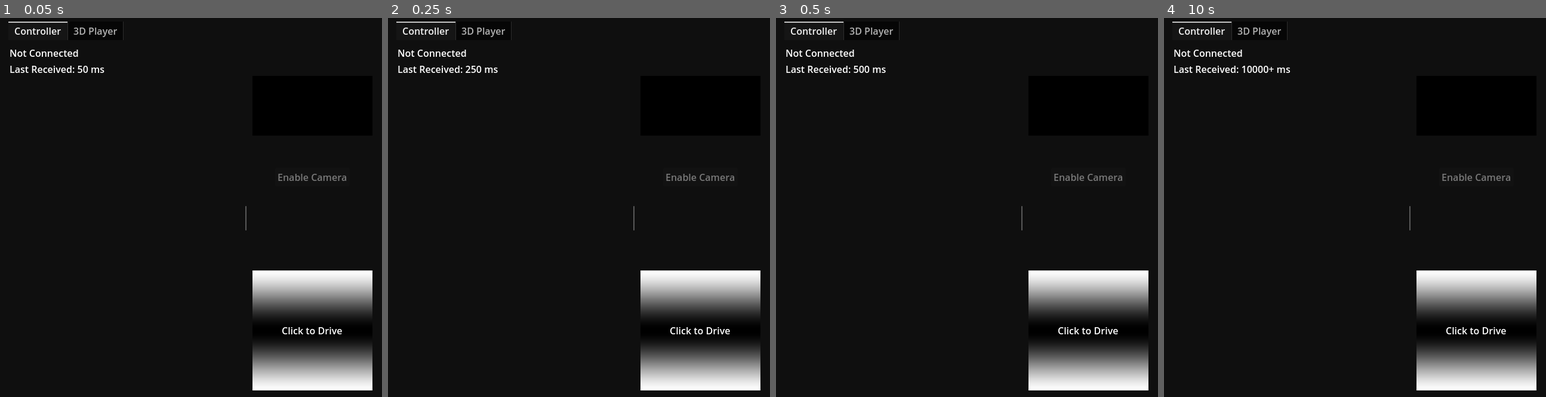
Above: before the commit, frames 1-4 (left to right).
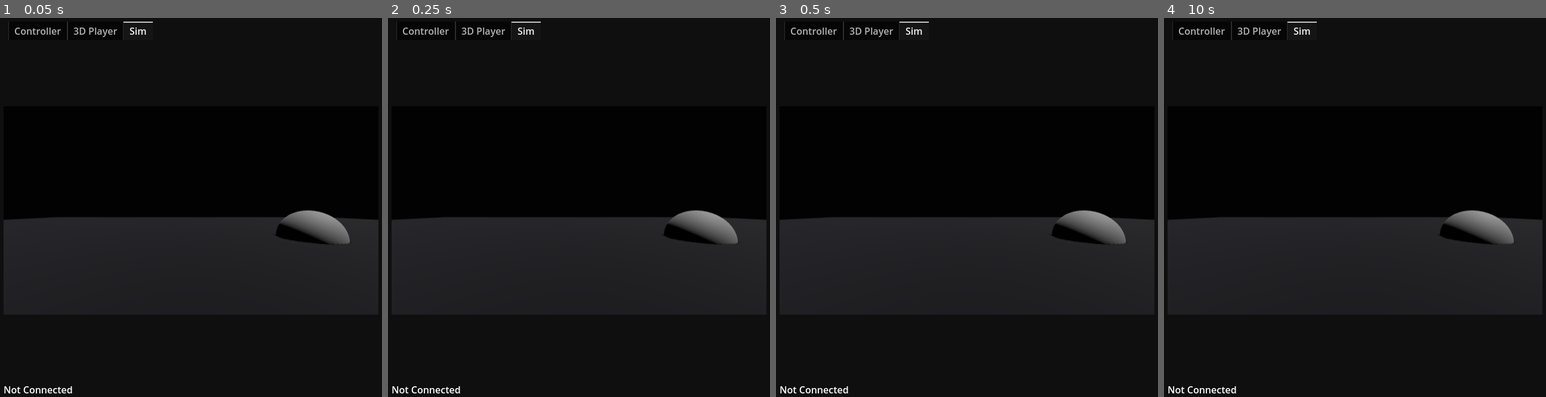
Above: after the commit, the same moments.

Repository: utahrobotics/lunadev-2024
Game: Godot game, scene res://main.tscn
Same seed, same stepped clock (60 frames per second), same inputs: the game is played once before the commit and once after it.
Inputs (mouse positions are in pixels of both pictures, inside the frame that each line leads up to):
- Up to frame 1 (0.05 s): no input
- Up to frame 2 (0.25 s): no input
- Up to frame 3 (0.5 s): no input
- Up to frame 4 (10 s): tap Enter every 0.75 s from 0.5 to 4.25 s; drag from (1477, 328) to (1393, 124) at 0.52 s; drag from (1278, 226) to (1335, 287) at 1.27 s; move the mouse to (1393, 124) at 2.02 s; click (1393, 124) at 2.17 s; drag from (1335, 287) to (1240, 150) at 2.77 s; move the mouse to (1469, 268) at 3.52 s; click (1469, 268) at 3.67 s; drag from (1240, 150) to (1297, 112) at 4.27 s; move the mouse to (1374, 207) at 5.02 s; click (1374, 207) at 5.17 s; drag from (1297, 112) to (1278, 226) at 5.77 s; move the mouse to (1439, 188) at 6.52 s; click (1439, 188) at 6.67 s; drag from (1278, 226) to (1335, 287) at 7.27 s; move the mouse to (1393, 124) at 8.02 s; click (1393, 124) at 8.17 s; drag from (1335, 287) to (1240, 150) at 8.77 s; move the mouse to (1469, 268) at 9.52 s; click (1469, 268) at 9.67 s

The runs differ from the first frame. In frame 1, 14% of the frame differs, in the area x 0-100%, y 0-100%; in frame 2, 14%; in frame 3, 14%; in frame 4, 14%.

Commit message:
costmap fixes

Diff:
--- /dev/null
+++ b/lunabase/boulder.tscn
@@ -0,0 +1,14 @@
+[gd_scene load_steps=3 format=3 uid="uid://br8rl5vykae1n"]
+
+[sub_resource type="SphereMesh" id="SphereMesh_psfgb"]
+
+[sub_resource type="SphereShape3D" id="SphereShape3D_3hocl"]
+
+[node name="Boulder" type="MeshInstance3D"]
+transform = Transform3D(1, 0, 0, 0, 1, 0, 0, 0, 1, 2.15387, 0, -2.49174)
+mesh = SubResource("SphereMesh_psfgb")
+
+[node name="StaticBody3D" type="StaticBody3D" parent="."]
+
+[node name="CollisionShape3D" type="CollisionShape3D" parent="StaticBody3D"]
+shape = SubResource("SphereShape3D_3hocl")
--- a/lunabase/main.tscn
+++ b/lunabase/main.tscn
@@ -1,8 +1,10 @@
-[gd_scene load_steps=28 format=3 uid="uid://b8qgudi6vkflb"]
+[gd_scene load_steps=34 format=3 uid="uid://b8qgudi6vkflb"]
 
 [ext_resource type="Texture2D" uid="uid://d4it3tpx2xqxq" path="res://icon.png" id="1_1xyvq"]
 [ext_resource type="AudioStream" uid="uid://dpp0287wnfjsc" path="res://addons/kenney_interface_sounds/confirmation_002.wav" id="1_hl7kb"]
+[ext_resource type="PackedScene" uid="uid://s8kxwa7b8f1t" path="res://ray_scanner.tscn" id="2_jsa7e"]
 [ext_resource type="AudioStream" uid="uid://cephremnedhtp" path="res://addons/kenney_interface_sounds/error_002.wav" id="2_kejy0"]
+[ext_resource type="PackedScene" uid="uid://br8rl5vykae1n" path="res://boulder.tscn" id="3_02f7a"]
 
 [sub_resource type="StyleBoxEmpty" id="StyleBoxEmpty_f0mli"]
 
@@ -20,7 +22,6 @@
 
 func _input(event: InputEvent) -> void:
 	if event is InputEventJoypadMotion:
-#		print(Input.get_action_strength(\"DriveForward\"))
 		Lunabot.send_steering(
 			Input.get_action_strength(\"DriveForward\") - Input.get_action_strength(\"DriveBackward\"),
 			Input.get_action_strength(\"SteerRight\") - Input.get_action_strength(\"SteerLeft\")
@@ -309,6 +310,13 @@
 		pressed = event.pressed
 "
 
+[sub_resource type="Environment" id="Environment_bvywr"]
+background_mode = 1
+background_color = Color(0.00784314, 0.00784314, 0.00784314, 1)
+
+[sub_resource type="World3D" id="World3D_pep74"]
+environment = SubResource("Environment_bvywr")
+
 [sub_resource type="BoxMesh" id="BoxMesh_0laka"]
 size = Vector3(0.15, 0.15, 0.15)
 
@@ -321,10 +329,6 @@
 [sub_resource type="PlaneMesh" id="PlaneMesh_hrbaw"]
 material = SubResource("StandardMaterial3D_7fexe")
 size = Vector2(20, 20)
-
-[sub_resource type="Environment" id="Environment_bvywr"]
-background_mode = 1
-background_color = Color(0.00784314, 0.00784314, 0.00784314, 1)
 
 [sub_resource type="StandardMaterial3D" id="StandardMaterial3D_51jn0"]
 shading_mode = 0
@@ -355,6 +359,87 @@
 top_radius = 0.02
 bottom_radius = 0.02
 height = 0.1
+
+[sub_resource type="GDScript" id="GDScript_0y6bh"]
+script/source = "extends CharacterBody3D
+
+
+const MOUSE_SENSITIVITY := 0.3
+const SPEED := 1.2
+const CONN_DELAY := 0.1
+
+var conn: StreamPeerTCP
+
+var conn_timer := CONN_DELAY
+@onready var scanner: RayScanner = $RayScanner
+
+
+func _input(event: InputEvent) -> void:
+	if event.is_action_pressed(\"ui_cancel\"):
+		Input.mouse_mode = Input.MOUSE_MODE_VISIBLE
+		return
+
+	if event is InputEventMouseMotion and Input.mouse_mode == Input.MOUSE_MODE_CAPTURED:
+		event.relative /= -Vector2(get_viewport().size)
+		event.relative = Vector2(sqrt(absf(event.relative.x)), sqrt(absf(event.relative.y))) * event.relative.sign()
+		event.relative *= MOUSE_SENSITIVITY
+		global_rotate(Vector3.UP, event.relative.x)
+		rotate_object_local(Vector3.RIGHT, event.relative.y)
+
+	elif event.is_action(\"WalkForward\"):
+		pass
+	elif event.is_action(\"WalkBackwards\"):
+		pass
+	elif event.is_action(\"WalkLeft\"):
+		pass
+	elif event.is_action(\"WalkRight\"):
+		pass
+	else:
+		return
+
+	Input.mouse_mode = Input.MOUSE_MODE_CAPTURED
+	velocity = global_transform.basis.z * (Input.get_action_strength(\"WalkBackwards\") - Input.get_action_strength(\"WalkForward\")) + global_transform.basis.x * (Input.get_action_strength(\"WalkRight\") - Input.get_action_strength(\"WalkLeft\"))
+	velocity = velocity.slide(Vector3.UP).normalized() * SPEED
+	velocity += Vector3.DOWN * 9.81
+
+	if conn == null:
+		conn = StreamPeerTCP.new()
+		var err := conn.connect_to_host(\"127.0.0.1\", 11433)
+		if err != OK:
+			push_error(\"Failed to connect to lunasimbot: %s\" % err)
+			conn = null
+
+
+func _physics_process(delta: float) -> void:
+	if conn != null:
+		conn.poll()
+
+	if conn_timer > 0.0:
+		conn_timer -= delta
+	else:
+		conn_timer = CONN_DELAY
+		if conn != null and conn.get_status() == StreamPeerTCP.STATUS_CONNECTED:
+			conn.put_float(global_position.x)
+			conn.put_float(global_position.y)
+			conn.put_float(global_position.z)
+			conn.put_float(quaternion.w)
+			conn.put_float(quaternion.x)
+			conn.put_float(quaternion.y)
+			conn.put_float(quaternion.z)
+			var points := scanner.scan()
+			conn.put_u32(points.size())
+			for point in points:
+				conn.put_float(point.x)
+				conn.put_float(point.y)
+				conn.put_float(point.z)
+	move_and_slide()
+"
+
+[sub_resource type="CapsuleShape3D" id="CapsuleShape3D_u861d"]
+radius = 0.456615
+height = 0.992012
+
+[sub_resource type="WorldBoundaryShape3D" id="WorldBoundaryShape3D_yqe5l"]
 
 [node name="Main" type="TabContainer"]
 anchors_preset = 15
@@ -367,9 +452,11 @@
 grow_horizontal = 2
 grow_vertical = 2
 theme_override_styles/panel = SubResource("StyleBoxEmpty_f0mli")
+current_tab = 2
 script = SubResource("GDScript_45865")
 
 [node name="Controller" type="HSplitContainer" parent="."]
+visible = false
 layout_mode = 2
 theme_override_constants/autohide = 0
 split_offset = 400
@@ -468,6 +555,7 @@
 script = SubResource("GDScript_mnw3m")
 
 [node name="SubViewport" type="SubViewport" parent="3D Player/AspectRatioContainer/SubViewportContainer"]
+world_3d = SubResource("World3D_pep74")
 handle_input_locally = false
 msaa_3d = 1
 size = Vector2i(2, 2)
@@ -561,6 +649,77 @@
 step = 0.001
 editable = false
 
+[node name="Sim" type="VBoxContainer" parent="."]
+layout_mode = 2
+
+[node name="AspectRatioContainer" type="AspectRatioContainer" parent="Sim"]
+layout_mode = 2
+size_flags_vertical = 3
+ratio = 1.8
+
+[node name="SubViewportContainer" type="SubViewportContainer" parent="Sim/AspectRatioContainer"]
+layout_mode = 2
+stretch = true
+
+[node name="SubViewport" type="SubViewport" parent="Sim/AspectRatioContainer/SubViewportContainer"]
+handle_input_locally = false
+msaa_3d = 1
+size = Vector2i(628, 348)
+render_target_update_mode = 4
+
+[node name="Node3D" type="Node3D" parent="Sim/AspectRatioContainer/SubViewportContainer/SubViewport"]
+
+[node name="CharacterBody3D" type="CharacterBody3D" parent="Sim/AspectRatioContainer/SubViewportContainer/SubViewport/Node3D"]
+transform = Transform3D(1, 0, 0, 0, 1, 0, 0, 0, 1, 0, 0.5, 0)
+script = SubResource("GDScript_0y6bh")
+
+[node name="CollisionShape3D" type="CollisionShape3D" parent="Sim/AspectRatioContainer/SubViewportContainer/SubViewport/Node3D/CharacterBody3D"]
+shape = SubResource("CapsuleShape3D_u861d")
+
+[node name="RayScanner" parent="Sim/AspectRatioContainer/SubViewportContainer/SubViewport/Node3D/CharacterBody3D" instance=ExtResource("2_jsa7e")]
+
+[node name="MeshInstance3D" type="MeshInstance3D" parent="Sim/AspectRatioContainer/SubViewportContainer/SubViewport/Node3D"]
+layers = 2
+mesh = SubResource("PlaneMesh_hrbaw")
+
+[node name="Decal" type="Decal" parent="Sim/AspectRatioContainer/SubViewportContainer/SubViewport/Node3D/MeshInstance3D"]
+size = Vector3(15, 1, 15)
+texture_albedo = ExtResource("1_1xyvq")
+cull_mask = 1048574
+
+[node name="StaticBody3D" type="StaticBody3D" parent="Sim/AspectRatioContainer/SubViewportContainer/SubViewport/Node3D/MeshInstance3D"]
+
+[node name="CollisionShape3D" type="CollisionShape3D" parent="Sim/AspectRatioContainer/SubViewportContainer/SubViewport/Node3D/MeshInstance3D/StaticBody3D"]
+shape = SubResource("WorldBoundaryShape3D_yqe5l")
+
+[node name="Boulder" parent="Sim/AspectRatioContainer/SubViewportContainer/SubViewport/Node3D/MeshInstance3D" instance=ExtResource("3_02f7a")]
+
+[node name="Boulder2" parent="Sim/AspectRatioContainer/SubViewportContainer/SubViewport/Node3D/MeshInstance3D" instance=ExtResource("3_02f7a")]
+transform = Transform3D(1, 0, 0, 0, 1, 0, 0, 0, 1, -3.13333, -0.296974, -0.871875)
+
+[node name="Boulder3" parent="Sim/AspectRatioContainer/SubViewportContainer/SubViewport/Node3D/MeshInstance3D" instance=ExtResource("3_02f7a")]
+transform = Transform3D(1, 0, 0, 0, 1, 0, 0, 0, 1, 2.42865, -0.424198, 2.11976)
+
+[node name="Boulder4" parent="Sim/AspectRatioContainer/SubViewportContainer/SubViewport/Node3D/MeshInstance3D" instance=ExtResource("3_02f7a")]
+transform = Transform3D(1, 0, 0, 0, 1, 0, 0, 0, 1, -1.30077, -0.203136, 2.17333)
+
+[node name="DirectionalLight3D" type="DirectionalLight3D" parent="Sim/AspectRatioContainer/SubViewportContainer/SubViewport/Node3D"]
+transform = Transform3D(0.243107, -0.860673, 0.44737, 3.6215e-11, 0.461207, 0.887293, -0.969999, -0.215707, 0.112123, 0, 1.80059, 0)
+shadow_enabled = true
+directional_shadow_mode = 1
+
+[node name="WorldEnvironment" type="WorldEnvironment" parent="Sim/AspectRatioContainer/SubViewportContainer/SubViewport/Node3D"]
+environment = SubResource("Environment_bvywr")
+
+[node name="HBoxContainer" type="HBoxContainer" parent="Sim"]
+layout_mode = 2
+theme_override_constants/separation = 15
+
+[node name="Label" type="Label" parent="Sim/HBoxContainer"]
+layout_mode = 2
+text = "Not Connected
+"
+
 [node name="Disconnected" type="AudioStreamPlayer" parent="."]
 stream = ExtResource("2_kejy0")
 
--- a/lunabase/project.godot
+++ b/lunabase/project.godot
@@ -68,6 +68,26 @@
 "events": [Object(InputEventJoypadMotion,"resource_local_to_scene":false,"resource_name":"","device":-1,"axis":0,"axis_value":-1.0,"script":null)
 ]
 }
+WalkForward={
+"deadzone": 0.5,
+"events": [Object(InputEventKey,"resource_local_to_scene":false,"resource_name":"","device":-1,"window_id":0,"alt_pressed":false,"shift_pressed":false,"ctrl_pressed":false,"meta_pressed":false,"pressed":false,"keycode":0,"physical_keycode":87,"key_label":0,"unicode":119,"echo":false,"script":null)
+]
+}
+WalkBackwards={
+"deadzone": 0.5,
+"events": [Object(InputEventKey,"resource_local_to_scene":false,"resource_name":"","device":-1,"window_id":0,"alt_pressed":false,"shift_pressed":false,"ctrl_pressed":false,"meta_pressed":false,"pressed":false,"keycode":0,"physical_keycode":83,"key_label":0,"unicode":115,"echo":false,"script":null)
+]
+}
+WalkLeft={
+"deadzone": 0.5,
+"events": [Object(InputEventKey,"resource_local_to_scene":false,"resource_name":"","device":-1,"window_id":0,"alt_pressed":false,"shift_pressed":false,"ctrl_pressed":false,"meta_pressed":false,"pressed":false,"keycode":0,"physical_keycode":65,"key_label":0,"unicode":97,"echo":false,"script":null)
+]
+}
+WalkRight={
+"deadzone": 0.5,
+"events": [Object(InputEventKey,"resource_local_to_scene":false,"resource_name":"","device":-1,"window_id":0,"alt_pressed":false,"shift_pressed":false,"ctrl_pressed":false,"meta_pressed":false,"pressed":false,"keycode":0,"physical_keycode":68,"key_label":0,"unicode":100,"echo":false,"script":null)
+]
+}
 
 [rendering]
 
--- /dev/null
+++ b/lunabase/ray_scanner.gd
@@ -0,0 +1,27 @@
+class_name RayScanner
+extends Camera3D
+
+
+@export var width := 160
+@export var height := 90
+@export var distance := 3.0
+
+var raycasts: Array[RayCast3D] = []
+
+
+func _ready() -> void:
+	for y in range(height):
+		for x in range(width):
+			var raycast := RayCast3D.new()
+			var end := project_position(Vector2(x as float / width, y as float / height) * Vector2(get_viewport().size), distance)
+			raycast.target_position = to_local(end)
+			add_child(raycast)
+			raycasts.append(raycast)
+
+
+func scan() -> Array[Vector3]:
+	var out: Array[Vector3] = []
+	for raycast in raycasts:
+		if raycast.is_colliding():
+			out.append(raycast.get_collision_point())
+	return out
--- /dev/null
+++ b/lunabase/ray_scanner.tscn
@@ -0,0 +1,8 @@
+[gd_scene load_steps=2 format=3 uid="uid://s8kxwa7b8f1t"]
+
+[ext_resource type="Script" path="res://ray_scanner.gd" id="1_ukqj2"]
+
+[node name="RayScanner" type="Camera3D"]
+script = ExtResource("1_ukqj2")
+width = 32
+height = 18
Not shown, changed: Cargo.lock
Not shown, changed: costmap/Cargo.toml
Not shown, changed: costmap/src/lib.rs
Not shown, changed: lunasimbot/src/main.rs
Not shown, changed: unros-core/src/logging/dump.rs
